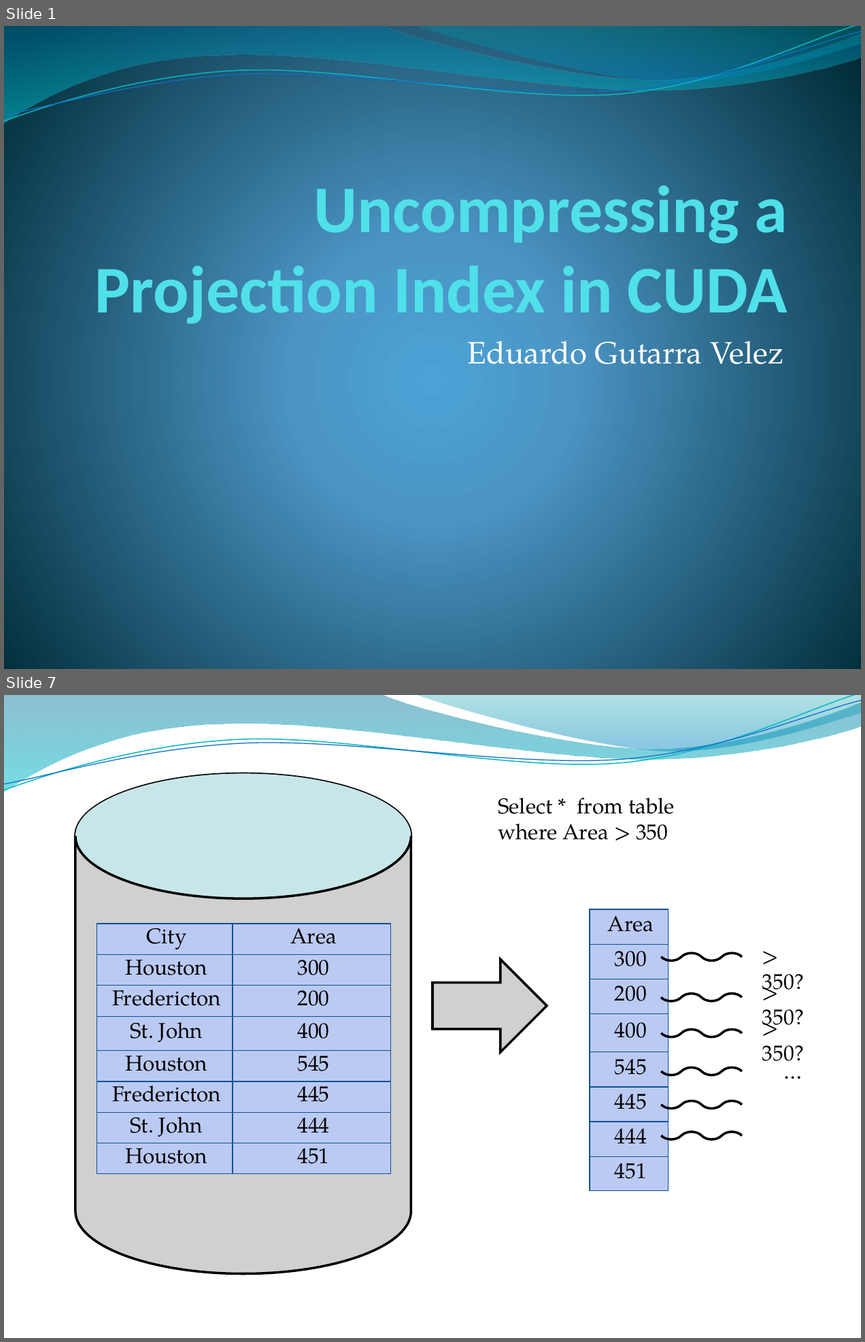
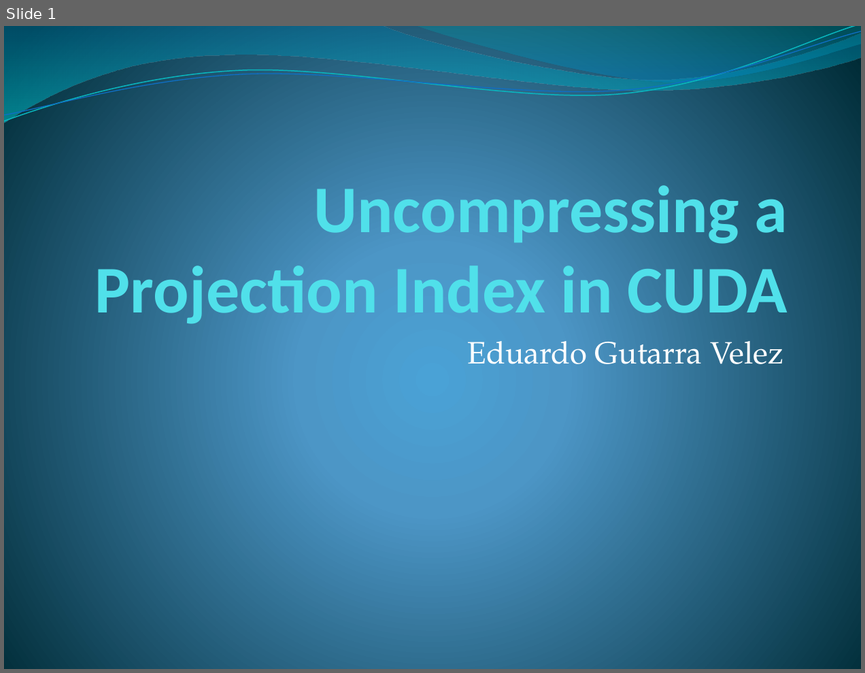
Before and after one commit to edvelezg/unb-pdp2, a slide deck: Project/InterimPresentation.pptx. Shown one above the other, each under a label of ours: slides 1 and 7 before the commit, slide 1 after it; the slides between them are not shown. The pictures are 865x1342 and 865x673 pixels, drawn with LibreOffice and Linux fonts; fonts in the diff are those of the drawing; grey boxes stand for pictures; background and template pictures are left out. Boxes give left, top, right and bottom in pixels: in the first picture for what was removed or moved away, otherwise in the second. Text is boxed around its words. In the diff, an @@ line names an element or a change of style, - is before the commit and + after.

```diff
--- a/Project/InterimPresentation.pptx
+++ b/Project/InterimPresentation.pptx
@@ slide 7 removed at (4,695,861,1338), background picture (left out); not listed: 4 template elements that a slide beside it also shows @@
@@ picture removed at (75,774,411,1273) @@
@@ freeform shape removed at (75,774,411,899) @@
@@ text removed at (498,798,674,840) @@
-Select * from table
-where Area > 350
@@ freeform shape removed at (75,836,411,899) @@
@@ table removed at (589,909,668,1190), 8 rows, 1 columns @@
-Area
-300
-200
-400
-545
-445
-444
-451
@@ table removed at (96,923,390,1187), 8 rows, 2 columns @@
-City | Area
-Houston | 300
-Fredericton | 200
-St. John | 400
-Houston | 545
-Fredericton | 445
-St. John | 444
-Houston | 451
@@ freeform shape removed at (662,937,701,977) @@
@@ freeform shape removed at (702,937,742,977) @@
@@ picture removed at (432,959,547,1051) @@
@@ freeform shape removed at (662,977,701,1017) @@
@@ freeform shape removed at (702,977,742,1017) @@
@@ text removed at (762,974,804,997) @@
-> 350?
@@ freeform shape removed at (662,1013,701,1053) @@
@@ freeform shape removed at (702,1013,742,1053) @@
@@ text removed at (762,1009,804,1033) @@
-> 350?
@@ freeform shape removed at (662,1051,701,1091) @@
@@ freeform shape removed at (702,1051,742,1091) @@
@@ text removed at (762,1045,804,1061) @@
-> 350?
@@ text removed at (775,1053,809,1087) @@
-…
@@ freeform shape removed at (662,1084,701,1124) @@
@@ freeform shape removed at (702,1084,742,1124) @@
@@ freeform shape removed at (662,1115,701,1155) @@
@@ freeform shape removed at (702,1115,742,1155) @@
```
Also in this commit, not shown: 4 slides changed, 4 slides added, 28 other slides removed, 2 other files.
